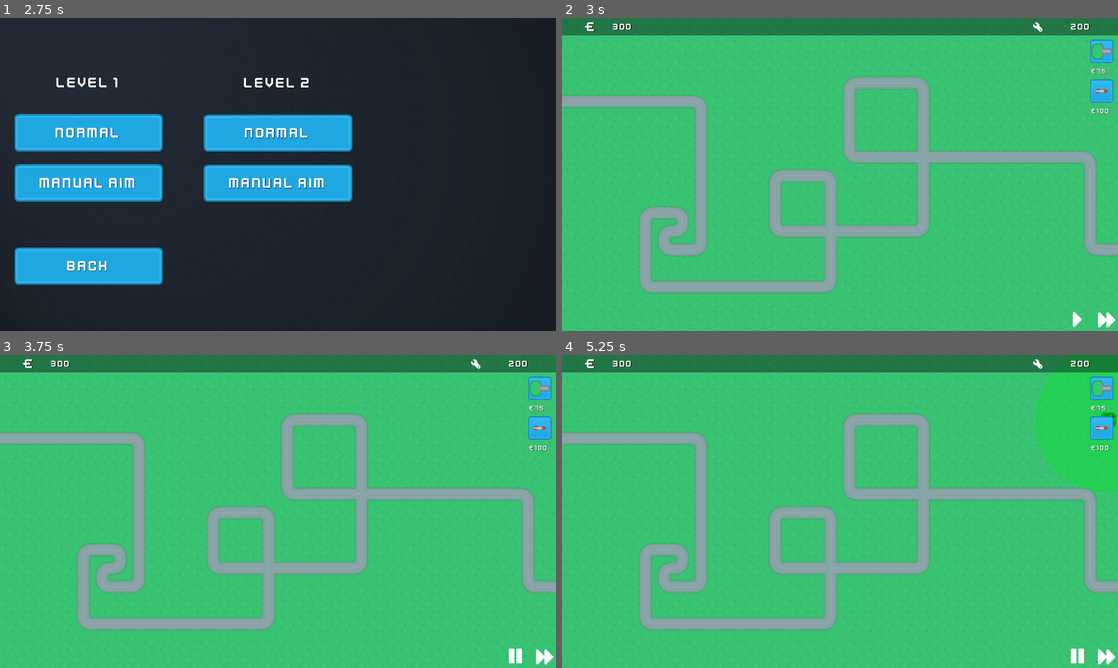
Above: before the commit, frames 1-4 (two rows, left to right).
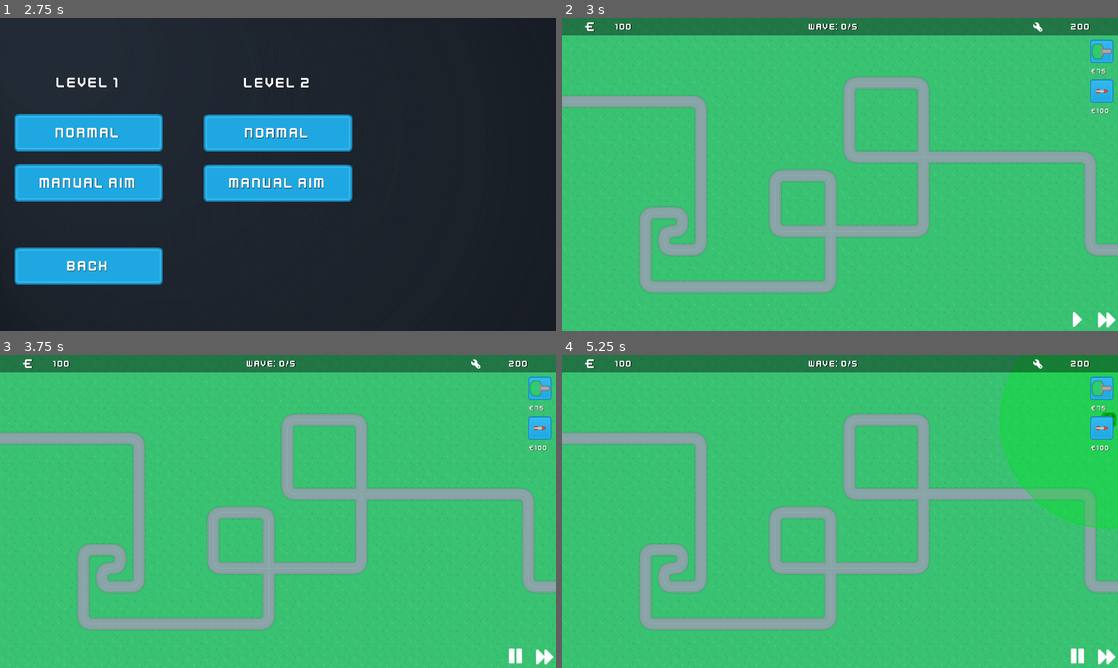
Above: after the commit, the same moments.

Repository: Sondervick/PWS-TowerDefense-Game
Game: Godot game, scene res://Scenes/scene_handler.tscn
Two runs of this game, one before a commit and one after it. Both use one fixed random seed, a clock stepped at 60 frames per second and the inputs below.
Inputs (mouse positions are in pixels of both pictures, inside the frame that each line leads up to):
- Up to frame 1 (2.75 s): click "SELECT LEVEL" at 0.5 s; click "LEVEL 1" at 1.25 s; click "LEVEL 1" at 2 s
- Up to frame 2 (3 s): click "NORMAL" at 2.75 s
- Up to frame 3 (3.75 s): click (517, 655) at 3.5 s
- Up to frame 4 (5.25 s): click (1101, 389) at 4.25 s; click (1101, 426) at 5 s

Frame 1 is identical in both runs. In frame 2, 0.1% of the frame differs, in the area x 9-54%, y 1-4%; in frame 3, 0.1%; in frame 4, 4.3%, in the area x 9-100%, y 0-56%.

Commit message:
:sparkles: wave system
:sparkles: improved wave system

Diff:
--- a/Scenes/Enemies/Enemies.gd
+++ b/Scenes/Enemies/Enemies.gd
@@ -78,9 +78,11 @@
 	GameData.enemies_in_wave -= 1
 
 	#if enemies in wave is lower or equal to 0
-	if GameData.enemies_in_wave <= 0:
+	if GameData.enemies_in_wave <= 0 and GameData.wave_data[GameData.current_wave]["last_wave"] == true:
 		#Reload the scene (should be a different solution later)
 		get_tree().reload_current_scene()
+	elif GameData.enemies_in_wave <= 0:
+		get_parent().get_parent().get_parent().start_next_wave()
 
 	#Destroy the object on the next available frame
 	self.queue_free()
--- a/Scenes/GameScene.gd
+++ b/Scenes/GameScene.gd
@@ -11,7 +11,7 @@
 var build_type
 
 var base_health = 200
-var start_money = 300
+var start_money = 100
 
 var current_wave = 0
 var enemies_in_wave = 0
@@ -32,6 +32,7 @@
 	get_node("UI/LevelSelect/Margin/Level2VBC/Normal2").pressed.connect(onLevelNormal.bind(2))
 	get_node("UI/LevelSelect/Margin/Level2VBC/Aim2").pressed.connect(onLevelAim.bind(2))
 	get_node("UI/LevelSelect/Margin/Level1VBC/Back").pressed.connect(onBack)
+	get_node("UI/HUD/InfoBar/HBoxContainer/Wave").set_text("Wave: " + str(GameData.current_wave) + "/" + str(GameData.wave_data.keys()[-1]))
 
 	GameData.money = start_money
 	get_node("UI").update_money(start_money)
@@ -178,12 +179,12 @@
 	# This prevents waves from spawning instantly after each other.
 	await(get_tree().create_timer(2)).timeout
 	spawn_enemies(wave_data)
+	get_node("UI/HUD/InfoBar/HBoxContainer/Wave").set_text("Wave: " + str(GameData.current_wave) + "/" + str(GameData.wave_data.keys()[-1]))
 
 func retrieve_wave_data():
-	# Hard coding the wave data, nesting 2 arrays
-	# First is the enemy type, second is the time between spawns
-	var wave_data = [["EnemySexyMf", 0.7], ["GreenTree", 0.3], ["OrangeTree", 0.4], [getRandomEnemy(), 0.2], [getRandomEnemy(), 0.1]]
+	var wave_data = GameData.wave_data[current_wave]["wave_data"]
 	current_wave += 1
+	GameData.current_wave += 1
 	# Getting the amount of enemies per wave, this is done by looking at the array size
 	enemies_in_wave = wave_data.size()
 	GameData.enemies_in_wave = wave_data.size()
--- a/Scenes/GameScene.tscn
+++ b/Scenes/GameScene.tscn
@@ -169,6 +169,23 @@
 horizontal_alignment = 2
 vertical_alignment = 1
 
+[node name="DIV2" type="Control" parent="UI/HUD/InfoBar/HBoxContainer"]
+custom_minimum_size = Vector2(600, 0)
+layout_mode = 2
+
+[node name="Wave" type="Label" parent="UI/HUD/InfoBar/HBoxContainer"]
+custom_minimum_size = Vector2(120, 60)
+layout_mode = 2
+size_flags_horizontal = 4
+theme_override_colors/font_shadow_color = Color(0, 0, 0, 1)
+theme_override_constants/shadow_offset_x = 2
+theme_override_constants/shadow_offset_y = 1
+theme_override_fonts/font = ExtResource("10_vwsyo")
+theme_override_font_sizes/font_size = 32
+text = "Wave: ?/5"
+horizontal_alignment = 1
+vertical_alignment = 1
+
 [node name="SymbolLives" type="TextureRect" parent="UI/HUD/InfoBar/HBoxContainer"]
 custom_minimum_size = Vector2(120, 60)
 layout_mode = 2
--- a/Scenes/UIScenes/Changelog.tscn
+++ b/Scenes/UIScenes/Changelog.tscn
@@ -107,10 +107,12 @@
 Additions:
 - bare bone pause menu
 - Bare bone upgrade menu
+- Wave counter
 
 Changes:
 - escape now pauses the game
 - spacebar repeats the last action
+- Wave System (+ extra waves)
 
 Bug Fixes:
 - Now puts you to the main menu when completing wave (RENS)
--- a/Singleton/GameData.gd
+++ b/Singleton/GameData.gd
@@ -4,6 +4,7 @@
 var money = 100
 var enemies_in_wave = 0
 var map_node
+var current_wave = 0
 
 var upgrade_menu_open = false
 
@@ -11,7 +12,7 @@
 #Creating a sub-dictionary to every tower, these will hold the range variables for example.
 var tower_data = {
 	"gun_tier_1": {
-		"range": 750,
+		"range": 500,
 		"damage": 20,
 		"fire_rate": 1.5,
 		"costs": 75,
@@ -19,17 +20,17 @@
 		"next-upgrade": "gun_tier_2"
 	},
 	"gun_tier_2": {
-		"range": 1000,
-		"damage": 45,
-		"fire_rate": 1,
+		"range": 750,
+		"damage": 30,
+		"fire_rate": 0.75,
 		"costs": 150,
 		"fire-catagory": "Bullet",
 		"next-upgrade": "none"
 	},
 	"missile_tier_1": {
-		"range": 500,
+		"range": 750,
 		"damage": 90,
-		"fire_rate": 3,
+		"fire_rate": 2,
 		"costs": 100,
 		"fire-catagory": "Missle",
 		"next-upgrade": "none"
@@ -41,7 +42,7 @@
 		"speed": 250,
 		"damage": 50,
 		"health": 40,
-		"money_earned": 30
+		"money_earned": 15
 	},
 	"GreenTree": {
 		"speed": 150,
@@ -57,8 +58,26 @@
 	}
 }
 
+#All the seperate waves
 var wave_data = {
-	"wave1": {
-		"wave_data" = "ea"
+	1: {
+		"wave_data" = [["EnemySexyMf", 0.7], ["GreenTree", 0.3], ["OrangeTree", 0.4], ["EnemySexyMf", 0.2], ["OrangeTree", 0.1]],
+		"last_wave" = false
+	},
+	2: {
+		"wave_data" = [["EnemySexyMf", 0.2], ["EnemySexyMf", 0.5], ["OrangeTree", 0.3], ["GreenTree", 0.1], ["OrangeTree", 0.3], ["EnemySexyMf", 0.3], ["GreenTree", 0.3], ["GreenTree", 0.5]],
+		"last_wave" = false
+	},
+	3: {
+		"wave_data" = [["EnemySexyMf", 0.2], ["EnemySexyMf", 0.2], ["EnemySexyMf", 0.2], ["EnemySexyMf", 0.2], ["EnemySexyMf", 0.2], ["EnemySexyMf", 0.2], ["EnemySexyMf", 0.2], ["EnemySexyMf", 0.2]],
+		"last_wave" = false
+	},
+	4: {
+		"wave_data" = [["GreenTree", 0.6], ["EnemySexyMf", 0.5], ["OrangeTree", 0.3], ["OrangeTree", 0.2], ["GreenTree", 0.3], ["EnemySexyMf", 0.3]],
+		"last_wave" = false
+	},
+	5: {
+		"wave_data" = [["EnemySexyMf", 0.2], ["EnemySexyMf", 0.1], ["OrangeTree", 0.5], ["GreenTree", 0.2], ["EnemySexyMf", 0.3], ["GreenTree", 0.4], ["OrangeTree", 0.2], ["GreenTree", 0.4], ["GreenTree", 0.6], ["OrangeTree", 0.2], ["EnemySexyMf", 0.3]],
+		"last_wave" = true
 	}
 }
